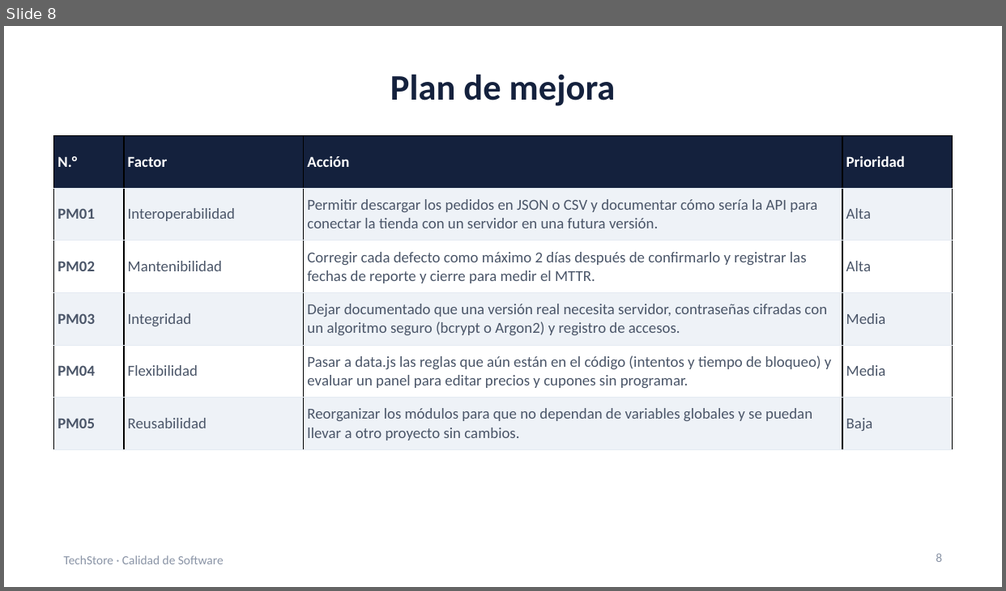
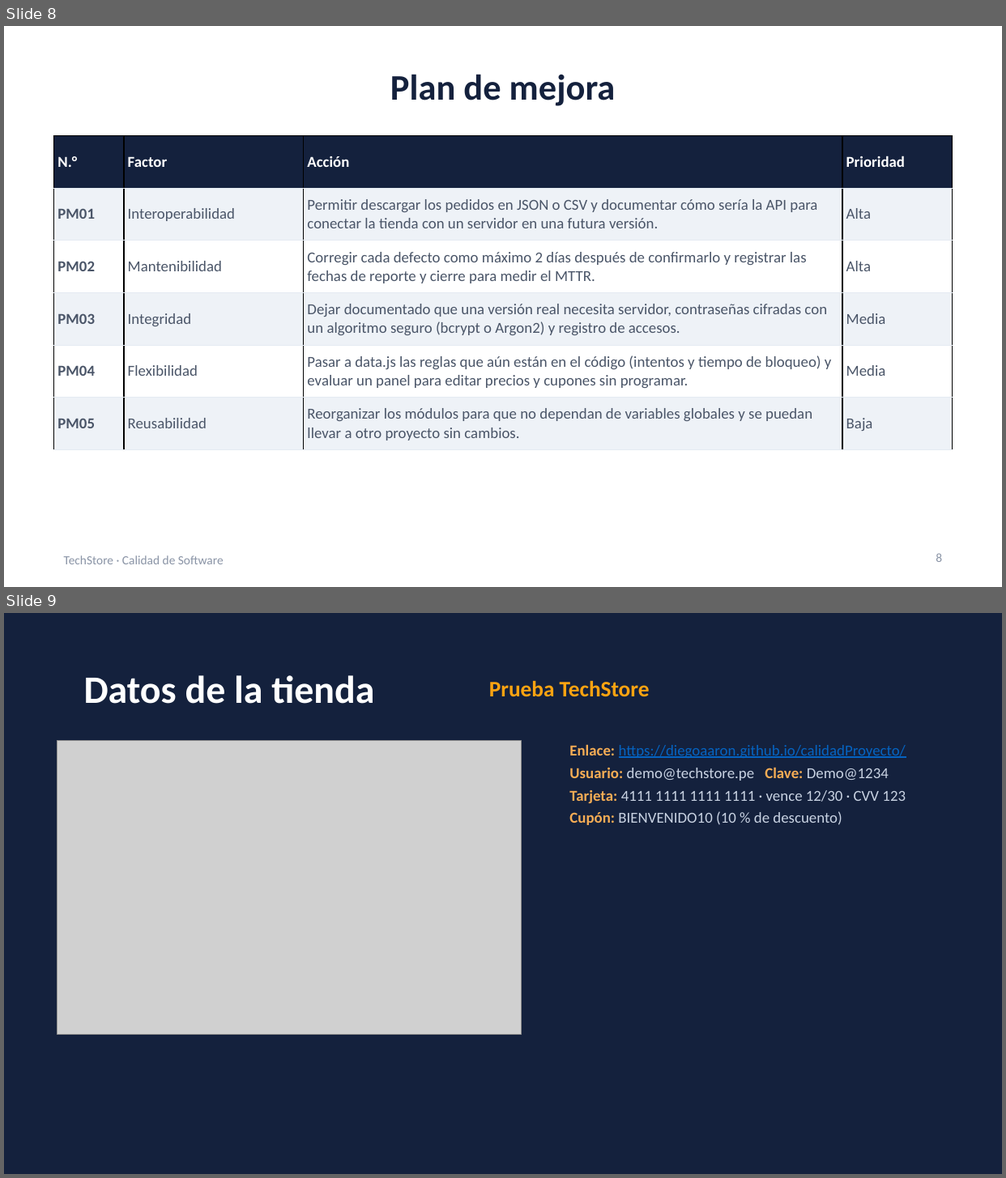
Before and after one commit to diegoaaron/calidadProyecto, a slide deck: docs/semana_11/Evaluacion_McCall.pptx. Shown one above the other, each under a label of ours: slide 8 before the commit, slides 8 and 9 after it. The pictures are 1006x591 and 1006x1178 pixels, drawn with LibreOffice and Linux fonts; fonts in the diff are those of the drawing; grey boxes stand for pictures. Boxes give left, top, right and bottom in pixels: in the first picture for what was removed or moved away, otherwise in the second. Text is boxed around its words. In the diff, an @@ line names an element or a change of style, - is before the commit and + after.

Commit message:
Acceso a la tienda en la última diapositiva de la evaluación McCall
Captura de la versión publicada, enlace y datos de prueba (usuario demo, tarjeta y cupón); textos más descriptivos en la evidencia del instrumento y en las acciones del plan de mejora.

```diff
--- a/docs/semana_11/Evaluacion_McCall.pptx
+++ b/docs/semana_11/Evaluacion_McCall.pptx
@@ slide 9 added at bbox=[4, 613, 1002, 1174], background #14213D @@
@@ text added at bbox=[84, 675, 374, 704], 28 pt, text #FFFFFF, bold @@
+Datos de la tienda
@@ text added at bbox=[489, 680, 650, 696], 16 pt, text #FCA311, bold @@
+Prueba TechStore
@@ picture added at bbox=[57, 741, 521, 1034] @@
@@ text added at bbox=[569, 744, 906, 825], 11 pt, text #C9D3E3 @@
+Enlace: https://diegoaaron.github.io/calidadProyecto/
+Usuario: demo@techstore.pe Clave: Demo@1234
+Tarjeta: 4111 1111 1111 1111 · vence 12/30 · CVV 123
+Cupón: BIENVENIDO10 (10 % de descuento)
```
Also in this commit, not shown: 1 slide removed.
